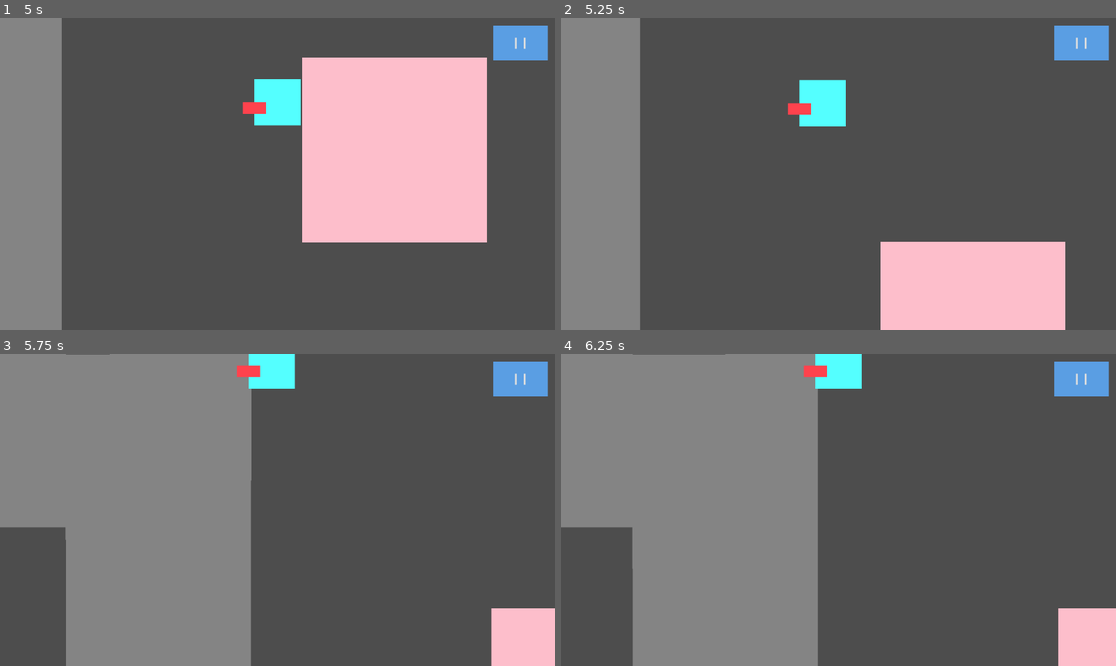
Above: before the commit, frames 1-4 (two rows, left to right).
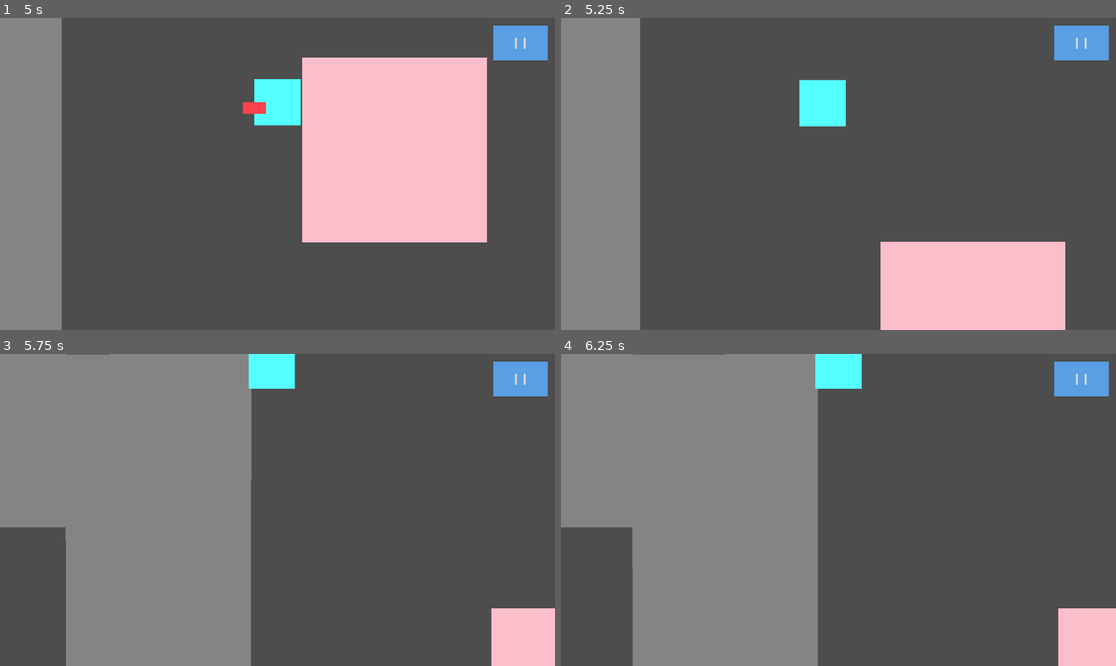
Above: after the commit, the same moments.

Repository: 127333hwy/ONYX-studio
Game: Godot game, scene res://prototype.tscn
Same seed, same stepped clock (60 frames per second), same inputs: the game is played once before the commit and once after it.
Inputs:
- Up to frame 1 (5 s): click "I I" at 0.5 s; click "Restart" at 1.25 s; tap Enter at 2 s; hold Right (move_right) 2.03-2.78 s; tap E (interact) at 2.1, 3.05, 3.5, 3.6, 4.35 s; hold Down (move_down) 2.78-3.53 s; tap R (drop_item) at 2.85 s; hold Right (move_right) 3.53-4.28 s; hold W (move_up) from 4.28 s (still down)
- Up to frame 2 (5.25 s): release W (move_up) at 5.03 s; hold Left (move_left) from 5.03 s (still down); tap R (drop_item) at 5.1 s
- Up to frame 3 (5.75 s): keep holding Left (move_left); tap E (interact) at 5.3 s
- Up to frame 4 (6.25 s): keep holding Left (move_left); tap E (interact) at 5.85 s

Frame 1 is identical in both runs. In frame 2, 0.2% of the frame differs, in the area x 40-46%, y 27-32%; in frame 3, 0.2%; in frame 4, 0.2%.

Commit message:
fixed drop off (it seems like disappear)

Diff:
--- a/fish.gd
+++ b/fish.gd
@@ -4,7 +4,7 @@
 
 var player_in_range := false
 var held := false
-var item_name : String
+@export var item_name : String = "Fish"
 
 func _ready():
 	$Area2D.body_entered.connect(_on_body_entered)
@@ -39,4 +39,6 @@
 	if player.holding_item:
 		return
 	player.holding_item = true
+	player.held_item = self
+
 	prompt.visible = false
--- a/fish.tscn
+++ b/fish.tscn
@@ -1,25 +1,25 @@
-[gd_scene format=3 uid="uid://d1axh0eib7r6q"]
+[gd_scene load_steps=4 format=3 uid="uid://d1axh0eib7r6q"]
 
-[ext_resource type="Script" uid="uid://cogmgyu8lf3xg" path="res://fish.gd" id="1_xu20i"]
+[ext_resource type="Script" path="res://fish.gd" id="1_xu20i"]
 [ext_resource type="Theme" uid="uid://cxh5o6s07y25l" path="res://pickup_theme.tres" id="2_hgn23"]
 
 [sub_resource type="RectangleShape2D" id="RectangleShape2D_hgn23"]
 size = Vector2(88, 88)
 
-[node name="Fish" type="Node2D" unique_id=58067886]
+[node name="Fish" type="Node2D"]
 script = ExtResource("1_xu20i")
 
-[node name="Polygon2D" type="Polygon2D" parent="." unique_id=189394406]
-color = Color(0.9297152, 0.7466146, 0.5697577, 1)
+[node name="Polygon2D" type="Polygon2D" parent="."]
+color = Color(0.929715, 0.746615, 0.569758, 1)
 polygon = PackedVector2Array(0, 0, 16, 0, 16, 8, 0, 8)
 
-[node name="Area2D" type="Area2D" parent="." unique_id=274122140]
+[node name="Area2D" type="Area2D" parent="."]
 
-[node name="CollisionShape2D" type="CollisionShape2D" parent="Area2D" unique_id=440637820]
+[node name="CollisionShape2D" type="CollisionShape2D" parent="Area2D"]
 position = Vector2(20, 12)
 shape = SubResource("RectangleShape2D_hgn23")
 
-[node name="Interaction" type="Label" parent="." unique_id=164885950]
+[node name="Interaction" type="Label" parent="."]
 z_index = 10
 offset_left = -24.0
 offset_top = -32.0
--- a/lettuce.gd
+++ b/lettuce.gd
@@ -1,10 +1,9 @@
 extends Node2D
 
 @onready var prompt = $Interaction
-
+@export var item_name : String = "Lettuce"
 var player_in_range := false
 var held := false
-var item_name : String
 
 func _ready():
 	$Area2D.body_entered.connect(_on_body_entered)
@@ -39,4 +38,6 @@
 	if player.holding_item:
 		return
 	player.holding_item = true
+	player.held_item = self
+
 	prompt.visible = false
--- a/lettuce.tscn
+++ b/lettuce.tscn
@@ -1,25 +1,25 @@
-[gd_scene format=3 uid="uid://ce4jmslr8mb7v"]
+[gd_scene load_steps=4 format=3 uid="uid://ce4jmslr8mb7v"]
 
-[ext_resource type="Script" uid="uid://b0bsoixkxaj7t" path="res://lettuce.gd" id="1_gcx7u"]
+[ext_resource type="Script" path="res://lettuce.gd" id="1_gcx7u"]
 [ext_resource type="Theme" uid="uid://cxh5o6s07y25l" path="res://pickup_theme.tres" id="2_05s54"]
 
 [sub_resource type="RectangleShape2D" id="RectangleShape2D_d5cmh"]
 size = Vector2(88, 88)
 
-[node name="Lettuce" type="Node2D" unique_id=1296981649]
+[node name="Lettuce" type="Node2D"]
 script = ExtResource("1_gcx7u")
 
-[node name="Polygon2D" type="Polygon2D" parent="." unique_id=543964653]
-color = Color(0.40931126, 0.91208184, 0.41542748, 1)
+[node name="Polygon2D" type="Polygon2D" parent="."]
+color = Color(0.409311, 0.912082, 0.415427, 1)
 polygon = PackedVector2Array(0, 0, 16, 0, 16, 8, 0, 8)
 
-[node name="Area2D" type="Area2D" parent="." unique_id=1604959380]
+[node name="Area2D" type="Area2D" parent="."]
 
-[node name="CollisionShape2D" type="CollisionShape2D" parent="Area2D" unique_id=160757017]
+[node name="CollisionShape2D" type="CollisionShape2D" parent="Area2D"]
 position = Vector2(20, 12)
 shape = SubResource("RectangleShape2D_d5cmh")
 
-[node name="Interaction" type="Label" parent="." unique_id=1707550137]
+[node name="Interaction" type="Label" parent="."]
 z_index = 10
 offset_left = -24.0
 offset_top = -32.0
--- a/meat.gd
+++ b/meat.gd
@@ -4,7 +4,8 @@
 
 var player_in_range := false
 var held := false
-var item_name : String
+@export var item_name : String = "Meat"
+
 func _ready():
 	$Area2D.body_entered.connect(_on_body_entered)
 	$Area2D.body_exited.connect(_on_body_exited)
@@ -38,4 +39,6 @@
 	if player.holding_item:
 		return
 	player.holding_item = true
+	player.held_item = self
+
 	prompt.visible = false
--- a/meat.tscn
+++ b/meat.tscn
@@ -1,25 +1,25 @@
-[gd_scene format=3 uid="uid://bn2rlgbt7v75y"]
+[gd_scene load_steps=4 format=3 uid="uid://bn2rlgbt7v75y"]
 
-[ext_resource type="Script" uid="uid://cogaiiaikvski" path="res://meat.gd" id="1_2fc84"]
+[ext_resource type="Script" path="res://meat.gd" id="1_2fc84"]
 [ext_resource type="Theme" uid="uid://cxh5o6s07y25l" path="res://pickup_theme.tres" id="2_0wnju"]
 
 [sub_resource type="RectangleShape2D" id="RectangleShape2D_0wnju"]
 size = Vector2(120, 120)
 
-[node name="Meat" type="Node2D" unique_id=925776338]
+[node name="Meat" type="Node2D"]
 script = ExtResource("1_2fc84")
 
-[node name="Polygon2D" type="Polygon2D" parent="." unique_id=2012767301]
-color = Color(1, 0.2611036, 0.30571395, 1)
+[node name="Polygon2D" type="Polygon2D" parent="."]
+color = Color(1, 0.261104, 0.305714, 1)
 polygon = PackedVector2Array(0, 0, 16, 0, 16, 8, 0, 8)
 
-[node name="Area2D" type="Area2D" parent="." unique_id=1571323083]
+[node name="Area2D" type="Area2D" parent="."]
 
-[node name="CollisionShape2D" type="CollisionShape2D" parent="Area2D" unique_id=1629671156]
+[node name="CollisionShape2D" type="CollisionShape2D" parent="Area2D"]
 position = Vector2(36, -4)
 shape = SubResource("RectangleShape2D_0wnju")
 
-[node name="Interaction" type="Label" parent="." unique_id=567724839]
+[node name="Interaction" type="Label" parent="."]
 z_index = 10
 offset_left = -24.0
 offset_top = -64.0
--- a/player.gd
+++ b/player.gd
@@ -52,6 +52,7 @@
 	item.reparent(self)
 	item.position = Vector2(0, -40)
 
+	item.set_physics_process(false)
 	print("Picked up:", item.name)
 
 func try_place():
@@ -94,6 +95,11 @@
 	if held_item == null:
 		return
 
+	if "held" in held_item:
+		held_item.held = false
+	if held_item.has_node("Area2D"):
+		held_item.get_node("Area2D").monitoring = true
+
 	var level = get_tree().current_scene
 	held_item.reparent(level)
 	held_item.global_position = global_position + Vector2(0, 80)
--- a/prototype.tscn
+++ b/prototype.tscn
@@ -3,7 +3,7 @@
 [ext_resource type="PackedScene" uid="uid://c7dpq6e8hyk78" path="res://table.tscn" id="1_72gul"]
 [ext_resource type="PackedScene" uid="uid://qex813hye4h5" path="res://player.tscn" id="1_vmgys"]
 [ext_resource type="PackedScene" uid="uid://cgtwv07q80ihg" path="res://worldboundries.tscn" id="2_8ftn4"]
-[ext_resource type="PackedScene" uid="uid://dnrdknmq77i7a" path="res://pickup.tscn" id="2_883nb"]
+[ext_resource type="PackedScene" uid="uid://dnrdknmq77i7a" path="res://rice.tscn" id="2_883nb"]
 [ext_resource type="Script" path="res://customer_spawner.gd" id="3_uu44d"]
 [ext_resource type="Script" path="res://KitchenDoor.gd" id="3_w6r6j"]
 [ext_resource type="PackedScene" uid="uid://qsr0kovdhi5u" path="res://customer.tscn" id="4_a2g17"]
--- a/pickup.gd
+++ b/rice.gd
@@ -4,7 +4,7 @@
 
 var player_in_range := false
 var held := false
-
+@export var item_name : String = "Rice"
 
 func _ready():
 	$Area2D.body_entered.connect(_on_body_entered)
@@ -39,27 +39,6 @@
 	if player.holding_item:
 		return
 	player.holding_item = true
+	player.held_item = self
+
 	prompt.visible = false
-
-@export var item_name: String = "Rice"
-var state: String = "raw"
-func become_cooked():
-	state = "cooked"
-	if has_node("Polygon2D"):
-		$Polygon2D.modulate = Color(1,1,0.5)
-
-func become_burned():
-	state = "burned"
-	if has_node("Polygon2D"):
-		$Polygon2D.modulate = Color(0.1, 0.1, 0.1)
-
-func place_down():
-	var player = get_tree().get_first_node_in_group("player")
-	if player == null:
-		return
-	held = false
-	player.holding_item = false
-	reparent(get_tree().current_scene)
-	var offset = Vector2(32 * player.scale.x, 0)
-	global_position = player.global_position + offset
-	$Area2D.monitoring = true
--- a/pickup.tscn
+++ b/rice.tscn
@@ -1,25 +1,25 @@
-[gd_scene format=3 uid="uid://dnrdknmq77i7a"]
+[gd_scene load_steps=4 format=3 uid="uid://dnrdknmq77i7a"]
 
-[ext_resource type="Script" uid="uid://bgs6filmp2yfe" path="res://pickup.gd" id="1_iqk3k"]
+[ext_resource type="Script" path="res://rice.gd" id="1_iqk3k"]
 [ext_resource type="Theme" uid="uid://cxh5o6s07y25l" path="res://pickup_theme.tres" id="2_weqpt"]
 
 [sub_resource type="RectangleShape2D" id="RectangleShape2D_weqpt"]
 size = Vector2(88, 88)
 
-[node name="Rice" type="Node2D" unique_id=20684267]
+[node name="Rice" type="Node2D"]
 script = ExtResource("1_iqk3k")
 
-[node name="Polygon2D" type="Polygon2D" parent="." unique_id=995401027]
-color = Color(0.7732261, 0.793784, 0.74499196, 1)
+[node name="Polygon2D" type="Polygon2D" parent="."]
+color = Color(0.773226, 0.793784, 0.744992, 1)
 polygon = PackedVector2Array(0, 0, 16, 0, 16, 8, 0, 8)
 
-[node name="Area2D" type="Area2D" parent="." unique_id=1801435309]
+[node name="Area2D" type="Area2D" parent="."]
 
-[node name="CollisionShape2D" type="CollisionShape2D" parent="Area2D" unique_id=1089179451]
+[node name="CollisionShape2D" type="CollisionShape2D" parent="Area2D"]
 position = Vector2(20, 12)
 shape = SubResource("RectangleShape2D_weqpt")
 
-[node name="Interaction" type="Label" parent="." unique_id=1137569252]
+[node name="Interaction" type="Label" parent="."]
 z_index = 10
 offset_left = -24.0
 offset_top = -32.0
--- a/stove.gd
+++ b/stove.gd
@@ -8,8 +8,8 @@
 func place_item(item):
 	if cooking:
 		return
-	ingredients.append(item.item_name)
-	item.reparent(item.item_name)
+	ingredients.append(item)
+	item.reparent(self)
 	item.position = Vector2.ZERO
 	if ingredients.size() >= 2:
 		start_cooking()
@@ -33,7 +33,7 @@
 		"Lettuce,Meat": "Burger"
 	}
 	if recipes.has(key):
-		make_dish(recipes[names])
+		make_dish(recipes[key])
 	else:
 		burn_all()
 
